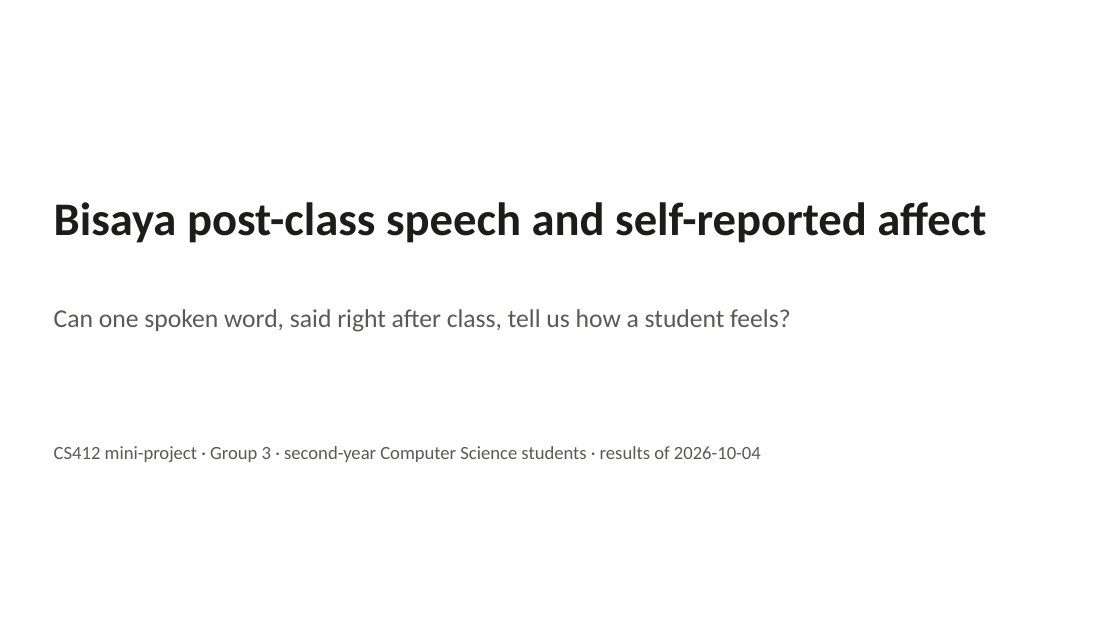
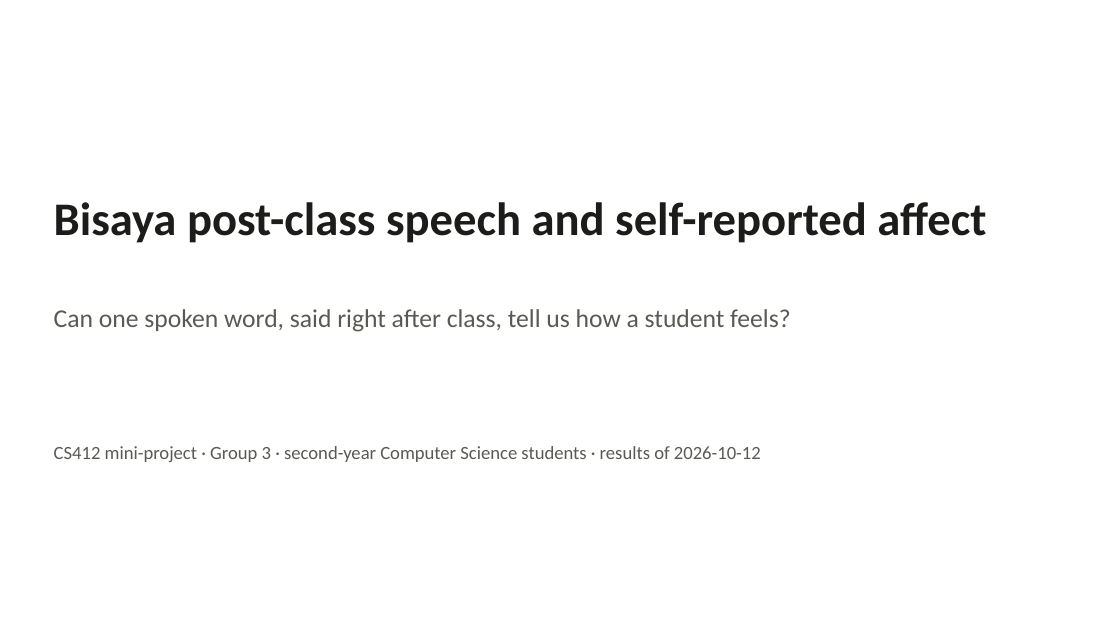
Before and after one commit to everyonehatesralph/AC_miniproject, a slide deck: slide 1 of reports/presentation/G3_results_presentation.pptx. Drawn at 1120x630 pixels with LibreOffice and Linux fonts; fonts in the diff are those of the drawing. Boxes give left, top, right and bottom in pixels: in the first picture for what was removed or moved away, otherwise in the second. Text is boxed around its words. In the diff, an @@ line names an element or a change of style, - is before the commit and + after.

```diff
--- a/reports/presentation/G3_results_presentation.pptx
+++ b/reports/presentation/G3_results_presentation.pptx
@@ text at (54, 446, 761, 462): text changed @@
-CS412 mini-project · Group 3 · second-year Computer Science students · results of 2026-10-04
+CS412 mini-project · Group 3 · second-year Computer Science students · results of 2026-10-12
```
Also in this commit, not shown: 10 other slides changed, 2 slides added, 1 slide removed, 12 other files.
